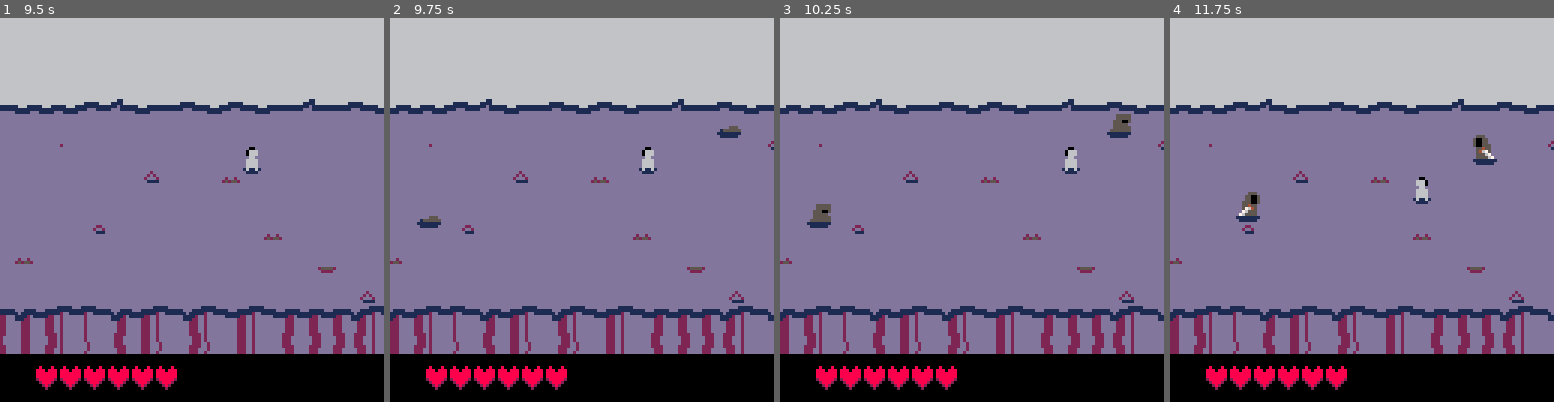
Above: before the commit, frames 1-4 (left to right).
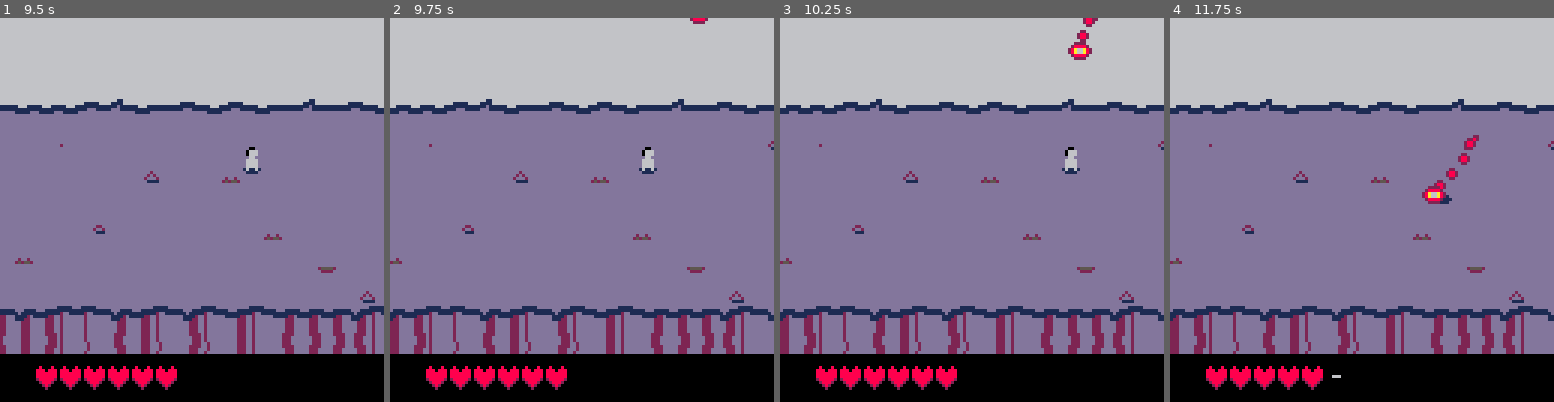
Above: after the commit, the same moments.

Repository: akbiggs/Scuffle
Game: PICO-8 cartridge scuffle.p8
Two runs of this game, one before a commit and one after it. Both use one fixed random seed, a clock stepped at 60 frames per second and the inputs below.
Inputs:
- Up to frame 1 (9.5 s): tap X (X key) at 0.33, 0.7, 1.43, 2.58, 3.1, 3.62, 4.13, 4.65, 5.17, 5.68, 6.2, 6.72, 7.23, 7.75, 8.27, 8.78, 9.3 s; tap O (Z key) at 1.07, 1.8, 2.43, 3.07, 3.7, 4.33, 4.97, 5.6, 6.23, 6.87, 7.5, 8.13, 8.77, 9.4 s; hold Right 2.33-3.33 s; hold Right 3.38-4.22 s; hold Up 4.27-4.67 s; hold Right 4.72-5.72 s; hold Down 5.77-6.1 s; hold Left 6.15-6.98 s; hold Right 7.03-8.03 s; hold Right 8.08-8.92 s; hold Up 8.97-9.37 s; hold Right from 9.42 s (still down)
- Up to frame 2 (9.75 s): keep holding Right
- Up to frame 3 (10.25 s): keep holding Right; tap X (X key) at 9.82 s; tap O (Z key) at 10.03 s
- Up to frame 4 (11.75 s): tap X (X key) at 10.33, 10.85, 11.37 s; release Right at 10.42 s; hold Down 10.47-10.8 s; tap O (Z key) at 10.67, 11.3 s; hold Left 10.85-11.68 s

Frame 1 is identical in both runs. In frame 2, 0.4% of the frame differs, in the area x 7-92%, y 0-55%; in frame 3, 0.9%; in frame 4, 1.6%, in the area x 17-86%, y 30-97%.

Commit message:
Add seeker corpses
- add seeker corpses
- set seeker sprite bg to pink
- add friction delay to corpses
- fix seeker tail rotation
- simplify seeker code, reclaiming symbols
- reduce vector copies

Diff:
--- a/scuffle.p8
+++ b/scuffle.p8
@@ -703,6 +703,8 @@
 end
 
 function health:draw()
+  if (self.life <= 0) return
+
   -- draw shadow
   spr(13, self.pos.x,
     self.pos.y + 1)
@@ -1103,11 +1105,8 @@
   -- the first elt is the
   -- current position
   self.tail = {}
-  for i=self:tail_end_idx(),1,-1
-  do
-    add(self.tail,
-        vec(self.pos.x,
-            self.pos.y))
+  for i=1,self:tail_end_idx() do
+    add(self.tail, self.pos)
   end
 end
 
@@ -1142,6 +1141,25 @@
           }))
 end
 
+function seeker:damage(amount)
+  if (self.life <= 0) return
+  self.life -= 1
+  if (self.life > 0) return
+
+  local end_idx =
+    self:tail_end_idx()
+  for i=end_idx,1,-self.separation do
+    local pos = self.tail[i]
+    local vel =
+      self.tail[i-1]
+        - self.tail[i]
+ 	  local idx = flr(i / self.separation)
+ 	  seeker_corpse(idx, pos, vel)
+  end
+  seeker_corpse(0, self.pos, self.vel)
+end
+
+
 function seeker:update(
     player, bullets)
   self.invuln_cooldown = max(0,
@@ -1174,52 +1192,41 @@
 end
 
 function seeker:draw()
+  palt(0, false)
+  palt(14, true)
+
   local end_idx =
       self:tail_end_idx()
-  for i=end_idx,1,-1
+  for i=end_idx,1,-self.separation
   do
     local sprid = 27
     local flip_x = false
     local flip_y = false
 
-    local pos = vec(
-        self.tail[i])
+    local pos = self.tail[i]
 
     if i == end_idx
     then
-      local last_tail =
-          self.tail[end_idx]
-      local second_last_tail =
-          self.tail[end_idx-1]
-      if last_tail.x < second_last_tail.x
-      then
-        flip_x = true
-      else
-      end
-
-      if last_tail.y > second_last_tail.y
-      then
-        flip_y = true
-      end
+      local v = self.tail[i - 1] - self.tail[i]
+      if (v.x < 0) flip_x = true
+      if (v.y < 0) flip_y = true
       sprid = 30
-    elseif i > 1
-    then
+    else
       sprid = 29
-    elseif self.hitstun_cooldown > 0
-    then
-      sprid = 28
-    else
-      sprid = 27
     end
 
-    if i == 1 or
-       divby(self.separation, i)
-    then
-	     spr(sprid, pos.x, pos.y,
-	         1, 1,
-	         flip_x, flip_y)
-    end
-  end
+    spr(sprid, pos.x, pos.y,
+	       1, 1, flip_x, flip_y)
+  end
+
+  spr(
+    ternary(
+      self.hitstun_cooldown > 0,
+      28, 27),
+    self.pos.x,
+    self.pos.y)
+
+  palt()
 end
 
 -- spikes
@@ -1717,18 +1724,26 @@
 corpse.friction = 0.125
 
 function corpse:_init(
-    anim, pos, vel, flip_x)
+    anim, pos, vel, flip_x,
+    fric_delay)
   self.anim = anim
   self.pos = pos
   self.vel = vel
   self.flip_x = flip_x
+  self.fric_delay =
+      fric_delay or 0
 
   -- corpses never disappear
   self.life = 1
 end
 
 function corpse:update()
+  self.anim:update()
   self.pos = self.pos + self.vel
+  if self.fric_delay > 0 then
+    self.fric_delay -= 1
+    return
+  end
   if self.vel:mag() < corpse.friction then
     self.vel = vec()
   else
@@ -1737,7 +1752,6 @@
 	       self.vel:normalized()
 	       * corpse.friction)
 	 end
-  self.anim:update()
 end
 
 function corpse:draw()
@@ -1770,6 +1784,23 @@
 		      ternary(left, 1, -1),
 		      0),
 		    left))
+end
+
+function seeker_corpse(
+    idx, pos, vel)
+  local fric_delay = (idx + 1) * 4
+  if (in_range(idx, 1, 3)) idx = 1
+  if (idx > 3) idx -= 2
+  add_particle(
+    corpse(
+      anim_chain {
+        anim_single(28 + idx, fric_delay),
+        anim_single(43 + idx, 4),
+      },
+      pos,
+      vel,
+      vel.x < 0,
+      fric_delay))
 end
 -->8
 -- camera
@@ -1842,8 +1873,9 @@
 function get_stage_1_waves()
   return {
     wave(60, {
-      walker(vec(110, 30)),
-    		walker(vec(10, 60)),
+      seeker(vec(100, -5)),
+      --walker(vec(110, 30)),
+    		--walker(vec(10, 60)),
     }, {spawn_health = true}),
     wave(110, {
       imp(vec(8, -5),
Not shown, changed: 19 lines of the sprite sheet (__gfx__) section of scuffle.p8
